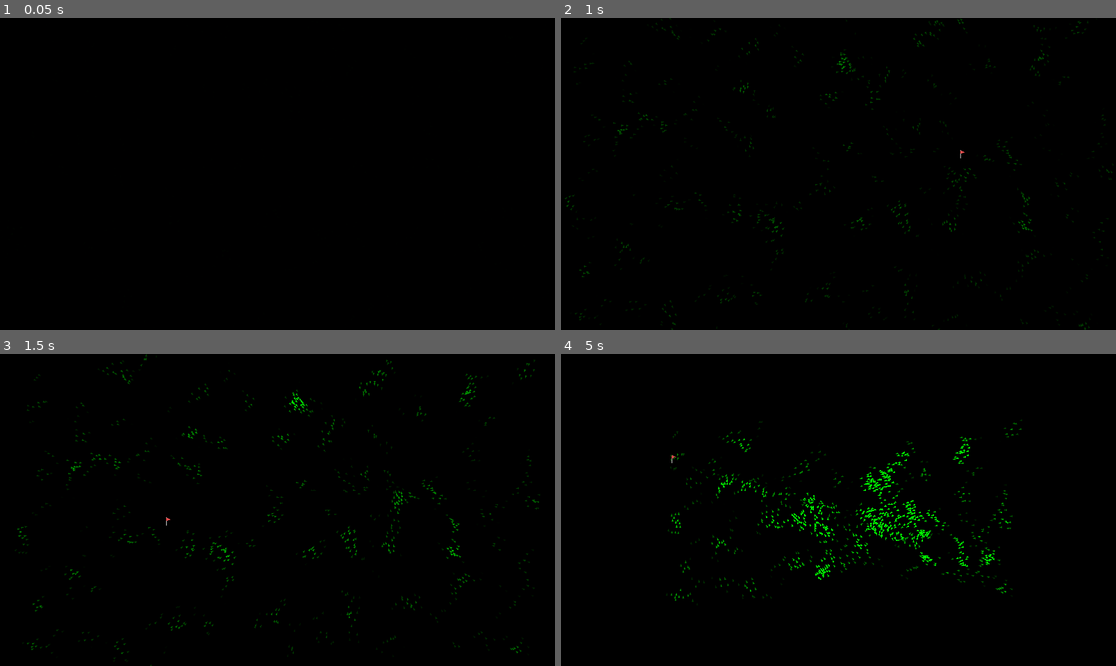
Above: before the commit, frames 1-4 (two rows, left to right).
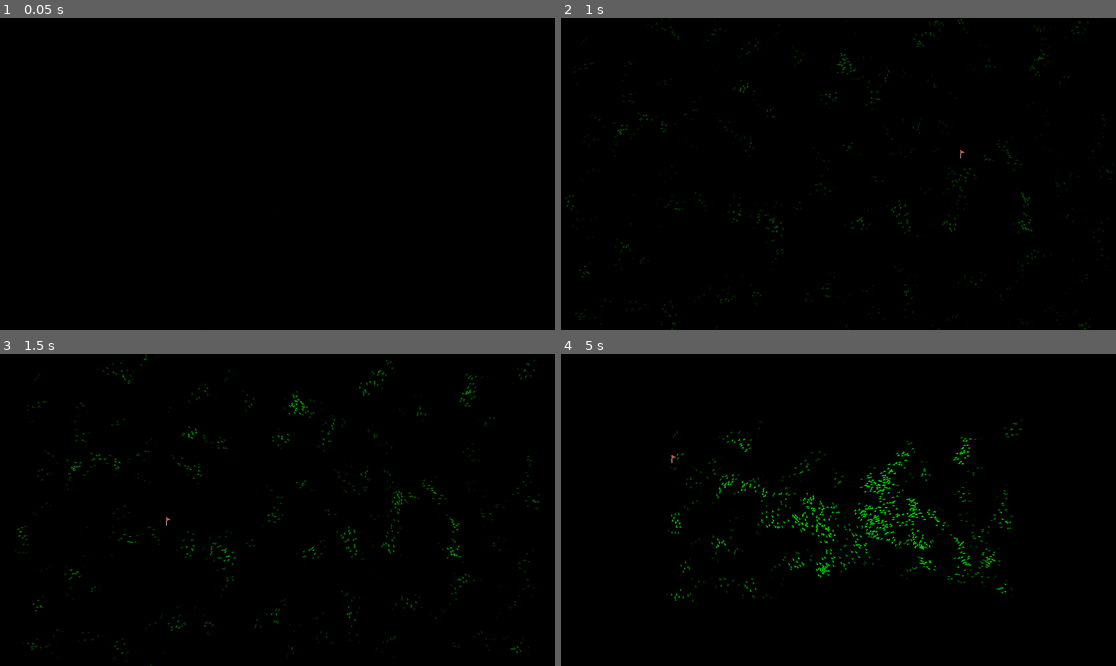
Above: after the commit, the same moments.

Repository: kyrick/godot-boids-acceleration-structure
Game: Godot game, scene res://Levels/RandomSpawn/RandomSpawn.tscn
Same seed, same stepped clock (60 frames per second), same inputs: the game is played once before the commit and once after it.
Inputs (mouse positions are in pixels of both pictures, inside the frame that each line leads up to):
- Up to frame 1 (0.05 s): no input
- Up to frame 2 (1 s): tap Enter at 0.5 s; move the mouse to (960, 158) at 0.52 s; click (960, 158) at 0.67 s
- Up to frame 3 (1.5 s): move the mouse to (166, 525) at 1.27 s; click (166, 525) at 1.42 s
- Up to frame 4 (5 s): move the mouse to (894, 441) at 2.02 s; click (894, 441) at 2.17 s; move the mouse to (810, 572) at 2.77 s; click (810, 572) at 2.92 s; move the mouse to (1005, 556) at 3.52 s; click (1005, 556) at 3.67 s; move the mouse to (672, 463) at 4.27 s; click (672, 463) at 4.42 s

Frame 1 is identical in both runs. In frame 2, less than 0.1% of the frame differs, in the area x 31-98%, y 10-72%; in frame 3, 0.2%; in frame 4, 1.8%, in the area x 20-82%, y 24-74%.

Commit message:
limit consideration for others

Diff:
--- a/Actors/Boid/Boid.gd
+++ b/Actors/Boid/Boid.gd
@@ -8,6 +8,7 @@
 export(float) var separation_force: = 0.05
 export(float) var view_distance: = 50.0
 export(float) var avoid_distance: = 20.0
+export(int) var max_flock_size: = 8
 
 onready var screen_size = get_viewport_rect().size
 
@@ -66,19 +67,24 @@
 	var flock_size: = 0
 
 	for cell in flock:
-		for f in cell:
-			if f == self:
+		for other in cell:
+			if flock_size == max_flock_size:
+				break
+
+			if other == self:
 				continue
-			var neighbor_pos: Vector2 = f.global_position
 
-			if global_position.distance_to(neighbor_pos) < view_distance:
+			var other_pos: Vector2 = other.global_position
+			var other_velocity: Vector2 = other.velocity
+
+			if global_position.distance_to(other_pos) < view_distance:
 				flock_size += 1
-				align_vector += f.velocity
-				flock_center += neighbor_pos
+				align_vector += other_velocity
+				flock_center += other_pos
 
-				var d = global_position.distance_to(neighbor_pos)
+				var d = global_position.distance_to(other_pos)
 				if d < avoid_distance:
-					avoid_vector -= neighbor_pos - global_position
+					avoid_vector -= other_pos - global_position
 
 	if flock_size:
 		align_vector /= flock_size
